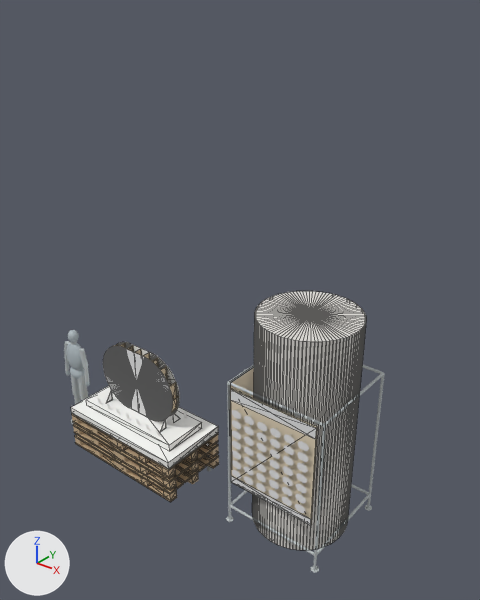
Renders of the glTF model site/demos/niko-comparison/models/paper.glb from each side of a commit.
Rendered twice from a 50 mm camera at (6.05, -5.32, 6.48) aimed at (1.27, 0.66, 2.77). Lighting does not change. The marker at lower left points along +X, +Y and +Z. The older version comes first. Mesh edges are drawn as thin lines on the coarser meshes.

In view in the first picture: 'column_POP_banner_1', 'column_POP_panel_1', 'existing_column_round_127cm_1', 'front_supplied_artwork_1', 'paper_printable_lower_plinth_1', 'paper_printable_raised_platform_1' and 118 more.
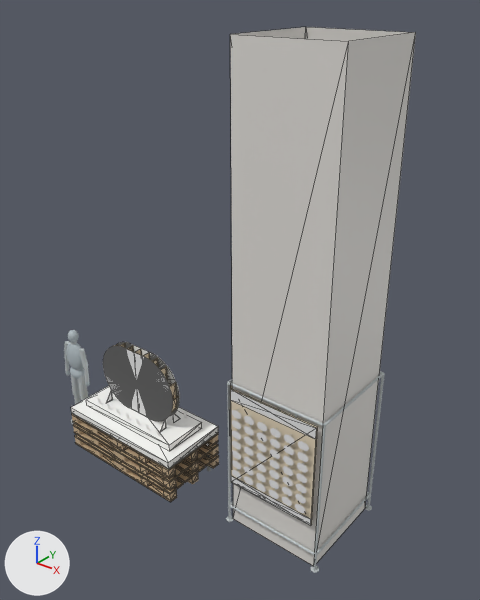
Changed parts and their boxes [x1, y1, x2, y2] in the pictures (480 x 600 px):
'existing_column_square_127cm_1', added: after [230, 27, 416, 566]
'existing_column_round_127cm_1', deleted: before [253, 291, 366, 550]

The change, as a diff of the scene's bpy script:
```diff
--- a/site/demos/niko-comparison/models/paper.glb.py
+++ b/site/demos/niko-comparison/models/paper.glb.py
@@ me_geometry_189_1 @@
+me_geometry_189_1.from_pydata(...)  # 8 vertices, 8 faces; spans x 1.79..3.06, y -0.14..1.14, z 0.0..6.0
+me_geometry_189_1.materials.append(mat_defaultmaterial_187)
@@ ob_existing_column_round_127cm_1 @@
-ob_existing_column_round_127cm_1 = bpy.data.objects.new('existing_column_round_127cm_1', me_geometry_189)
-ob_existing_column_round_127cm_1.location = (0.0, 0.0, 0.0)
@@ ob_existing_column_square_127cm_1 @@
+ob_existing_column_square_127cm_1 = bpy.data.objects.new('existing_column_square_127cm_1', me_geometry_189_1)
+ob_existing_column_square_127cm_1.location = (0.0, 0.0, 0.0)
```
